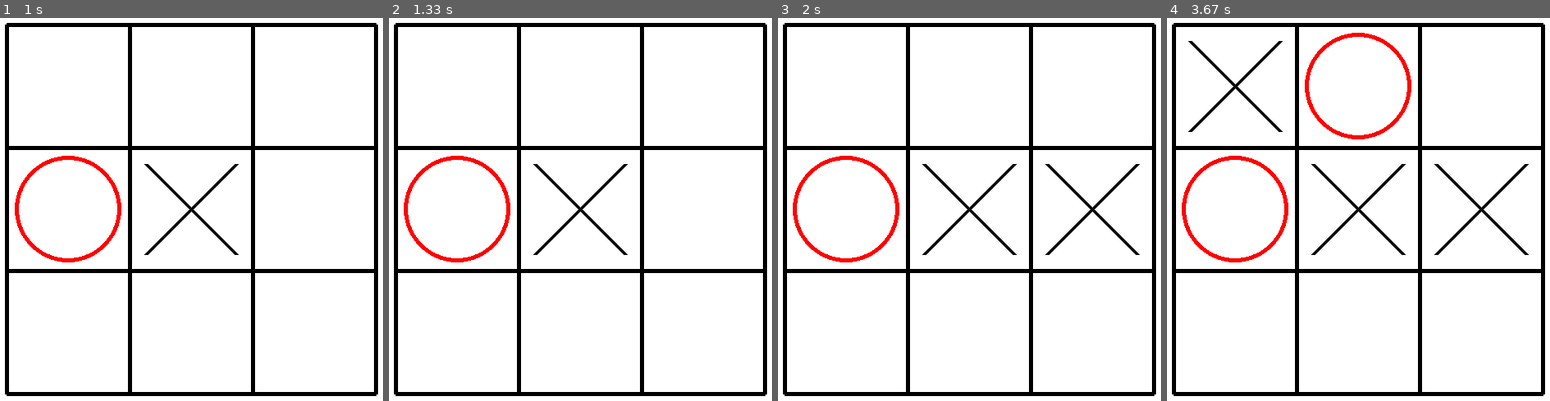
Above: before the commit, frames 1-4 (left to right).
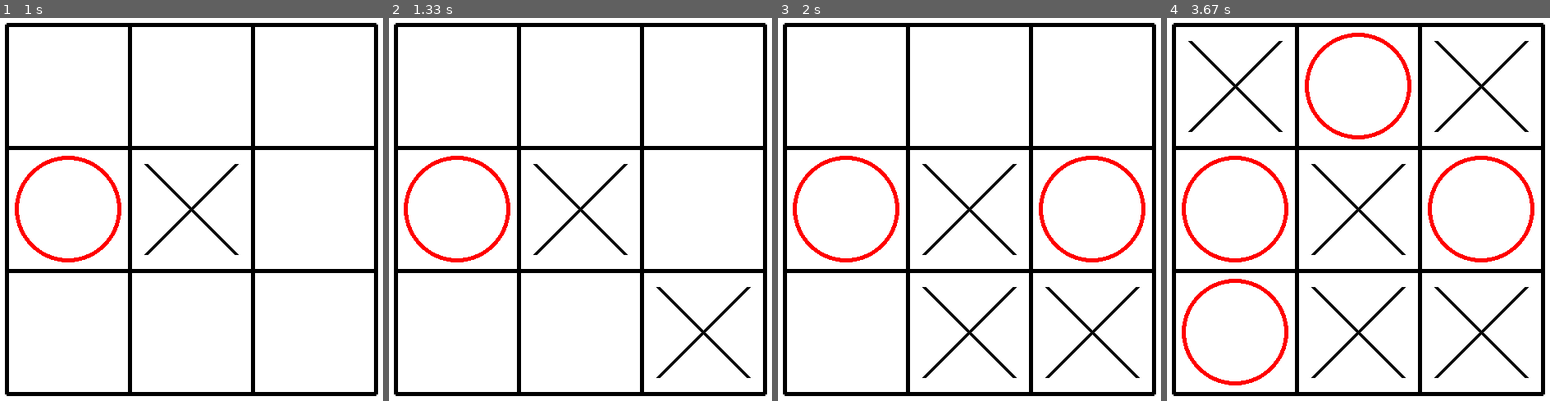
Above: after the commit, the same moments.

Repository: aanchal769/pygame-tic-tac-toe
Game: pygame game, started from main..py
Two runs of this game, one before a commit and one after it. Both use one fixed random seed, a clock stepped at 60 frames per second and the inputs below.
Inputs (mouse positions are in pixels of both pictures, inside the frame that each line leads up to):
- Up to frame 1 (1 s): click (191, 209) at 0.38 s; click (15, 213) at 0.72 s
- Up to frame 2 (1.33 s): click (outside the picture) at 1.05 s
- Up to frame 3 (2 s): click (1053, 259) at 1.38 s; click (outside the picture) at 1.72 s
- Up to frame 4 (3.67 s): click (1331, 109) at 2.55 s; click (1255, 90) at 2.88 s; click (outside the picture) at 3.22 s; click (outside the picture) at 3.55 s

Frame 1 is identical in both runs. In frame 2, 0.5% of the frame differs, in the area x 69-95%, y 70-95%; in frame 3, 2.4%; in frame 4, 3.7%, in the area x 3-96%, y 5-96%.

Commit message:
Simplify click handling using row, column and index

Diff:
--- a/main..py
+++ b/main..py
@@ -53,98 +53,24 @@
             mouse_pos=event.pos
             x,y=mouse_pos
 
-            if 225<=x<=375  and 125<=y<=275:
-                    if current_player=="X":
-                         board[0]="X"
-                         current_player="O"
-                    else:
-                         board[0]="O"
-                         current_player="X"
+            row=(y-125)//150
+            col=(x-225)//150
 
+            index=row*3+col
 
-            if 375<=x<=525  and 125<=y<=275:
-                 if current_player=="X":
-                      board[1]="X"
-                      current_player="O"
+            if board[index]=="":
+                board[index]=current_player
 
-                 else:
-                      board[1]="O"
-                      current_player="X"
+                if(current_player=="X"):
+                    current_player="O"
 
-            if 525<=x<=675 and 125<=y<=275:
-                 if current_player=="X":
-                      board[2]="X"
-                      current_player="O"
-
-                 else:
-                      board[2]="O"
-                      current_player="X"
-
-
-
-            if 225<=x<=375 and 275<=y<=425:
-                 if current_player=="X":
-                      board[3]="X"
-                      current_player="O"
-
-                 else:
-                      board[3]="O"
-                      current_player="X"
-
-
-
-            if 375<=x<=525 and 275<=y<=425:
-                 if current_player=="X":
-                      board[4]="X"
-                      current_player="O"
-
-                 else:
-                      board[4]="O"
-                      current_player="X"
+                else:
+                    current_player="X"
 
 
 
 
-            if 525<=x<=675 and 275<=y<=425:
-                 if current_player=="X":
-                      board[5]="X"
-                      current_player="O"
 
-                 else:
-                      board[5]="O"
-                      current_player="X"
-
-
-
-            if 225<=x<=375 and 425<=y<=575:
-                 if current_player=="X":
-                      board[6]="X"
-                      current_player="O"
-
-                 else:
-                      board[6]="O"
-                      current_player="X"
-
-
-            if 375<=x<=525 and 425<=y<=575:
-                 if current_player=="X":
-                      board[7]="X"
-                      current_player="O"
-
-                 else:
-                      board[7]="O"
-                      current_player="X"
-
-
-
-            if 525<=x<=675 and 425<=y<=575:
-                 if current_player=="X":
-                      board[8]="X"
-                      current_player="O"
-
-                 else:
-                      board[8]="O"
-                      current_player="X"
 
 
 
